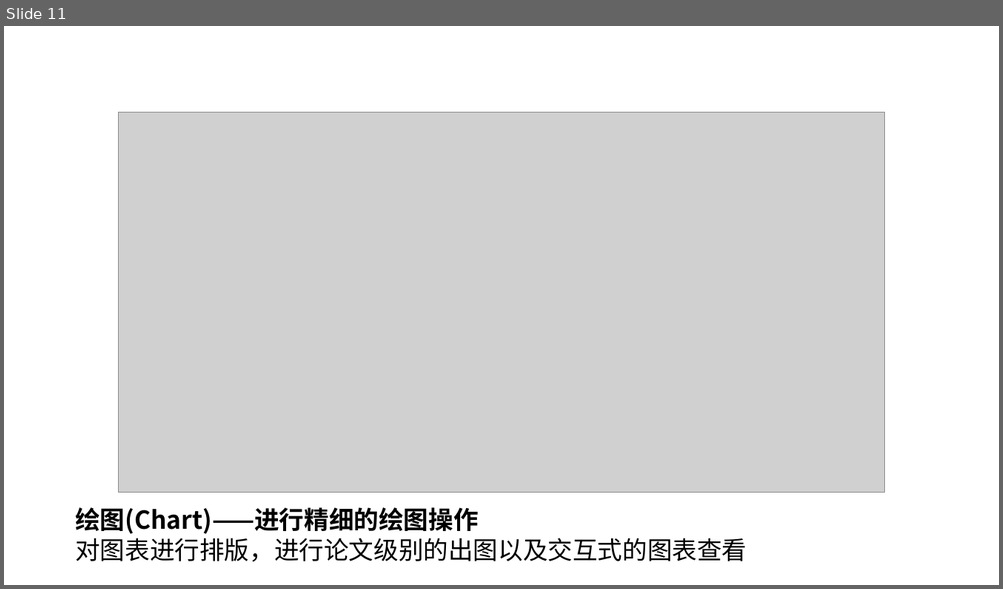
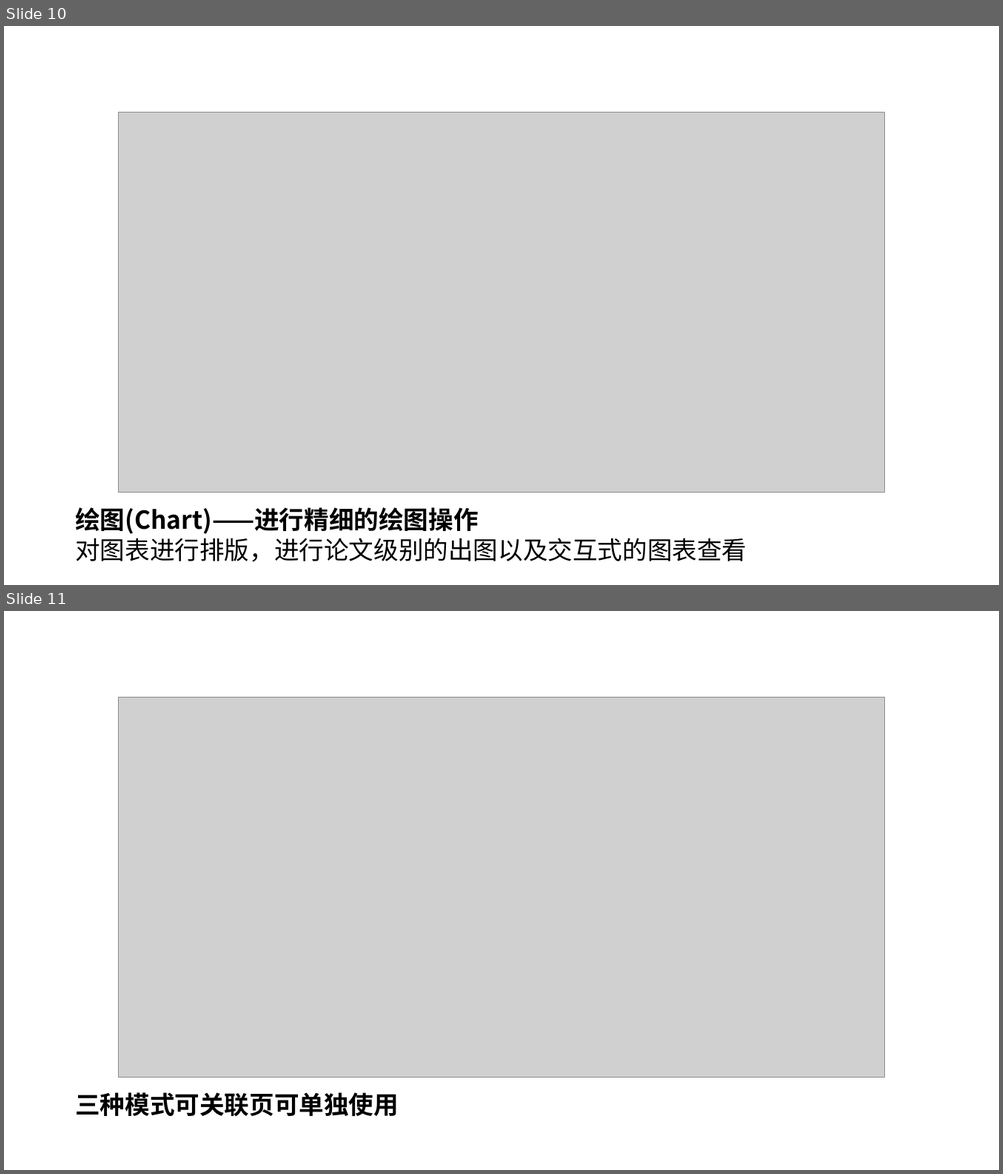
Before and after one commit to czyt1988/data-workbench, a slide deck: doc/DataWorkFlow-chart.pptx. Shown one above the other, each under a label of ours: slide 11 before the commit, slides 10 and 11 after it. The pictures are 1003x589 and 1003x1174 pixels, drawn with LibreOffice and Linux fonts; fonts in the diff are those of the drawing; grey boxes stand for pictures. Boxes give left, top, right and bottom in pixels: in the first picture for what was removed or moved away, otherwise in the second. Text is boxed around its words. In the diff, an @@ line names an element or a change of style, - is before the commit and + after.

```diff
--- a/doc/DataWorkFlow-chart.pptx
+++ b/doc/DataWorkFlow-chart.pptx
@@ slide 11 added at [4,611,999,1170], background #FFFFFF @@
@@ picture added at [118,698,885,1077] @@
@@ text added at [75,1093,398,1117], 24 pt, text #000000, bold @@
+三种模式可关联页可单独使用
@@ what was slide 11 is now slide 10 @@
```
Also in this commit, not shown: 2 slides changed, 2 other slides added.
